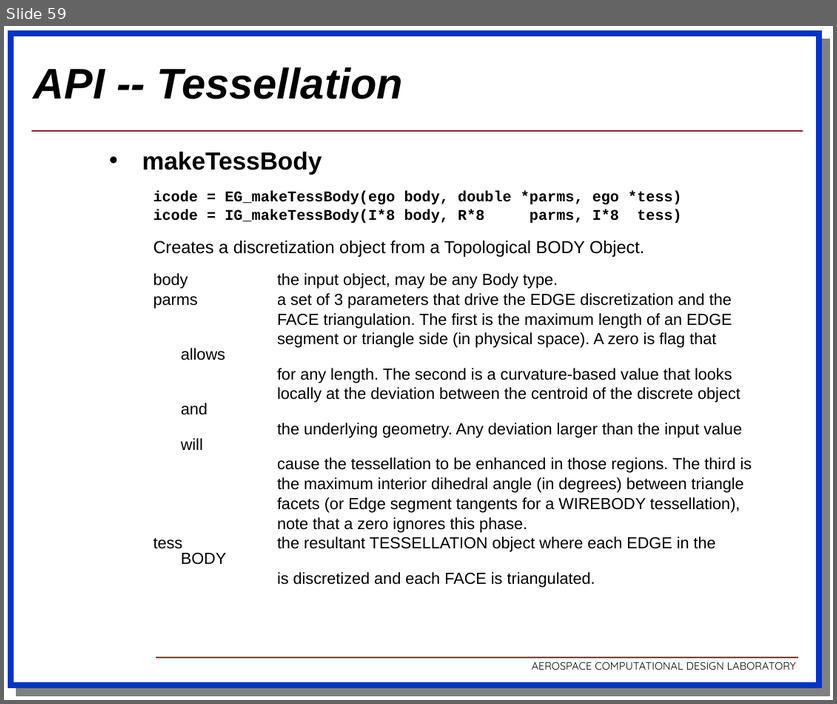
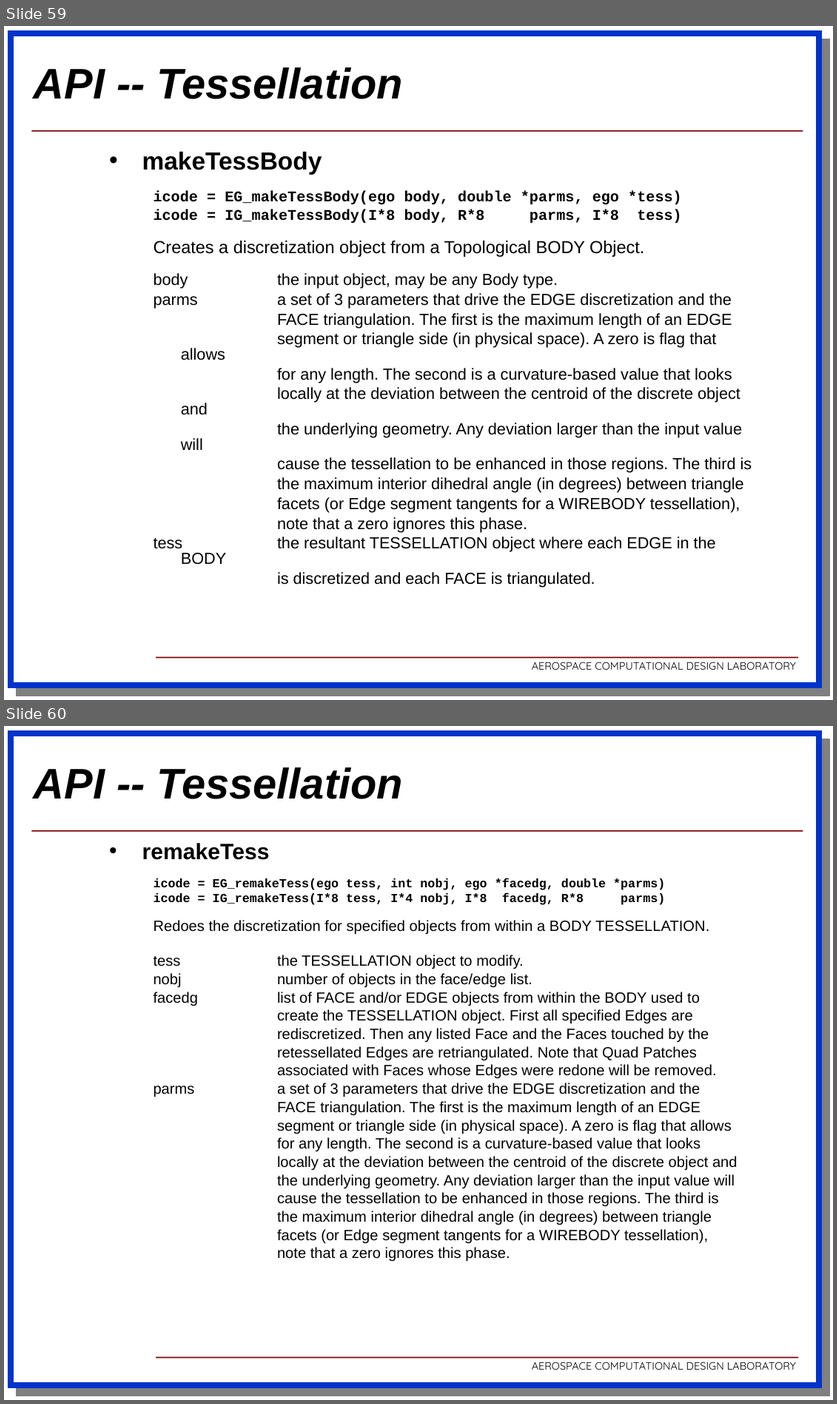
Before and after one commit to OpenMDAO/EGADS, a slide deck: docs/egads.ppt. Shown one above the other, each under a label of ours: slide 59 before the commit, slides 59 and 60 after it. The pictures are 837x704 and 837x1404 pixels, drawn with LibreOffice and Linux fonts; fonts in the diff are those of the drawing; background and template pictures are left out. Boxes give left, top, right and bottom in pixels: in the first picture for what was removed or moved away, otherwise in the second. Text is boxed around its words. In the diff, an @@ line names an element or a change of style, - is before the commit and + after.

```diff
--- a/docs/egads.ppt
+++ b/docs/egads.ppt
@@ slide 60 added at [4,726,833,1400], background #FFFFFF; not listed: 4 template elements that a slide beside it also shows @@
@@ title added at [34,767,403,799], 32 pt, text #000000, bold, italic @@
+API -- Tessellation
@@ text added at [142,843,737,1262], 11.1 pt, text #000000 @@
+• remakeTess
+  icode = EG_remakeTess(ego tess, int nobj, ego *facedg, double *parms)
+  icode = IG_remakeTess(I*8 tess, I*4 nobj, I*8 facedg, R*8 parms)
+  Redoes the discretization for specified objects from within a BODY TESSELLATION.
+  tess the TESSELLATION object to modify.
+  nobj number of objects in the face/edge list.
+  facedg list of FACE and/or EDGE objects from within the BODY used to
+  create the TESSELLATION object. First all specified Edges are
+  rediscretized. Then any listed Face and the Faces touched by the
+  retessellated Edges are retriangulated. Note that Quad Patches
+  associated with Faces whose Edges were redone will be removed.
+  parms a set of 3 parameters that drive the EDGE discretization and the
+  FACE triangulation. The first is the maximum length of an EDGE
+  segment or triangle side (in physical space). A zero is flag that allows
+  for any length. The second is a curvature-based value that looks
+  locally at the deviation between the centroid of the discrete object and
+  the underlying geometry. Any deviation larger than the input value will
+  cause the tessellation to be enhanced in those regions. The third is
+  the maximum interior dihedral angle (in degrees) between triangle
+  facets (or Edge segment tangents for a WIREBODY tessellation),
+  note that a zero ignores this phase.
```
Also in this commit, not shown: 4 slides changed, 43 other files.
